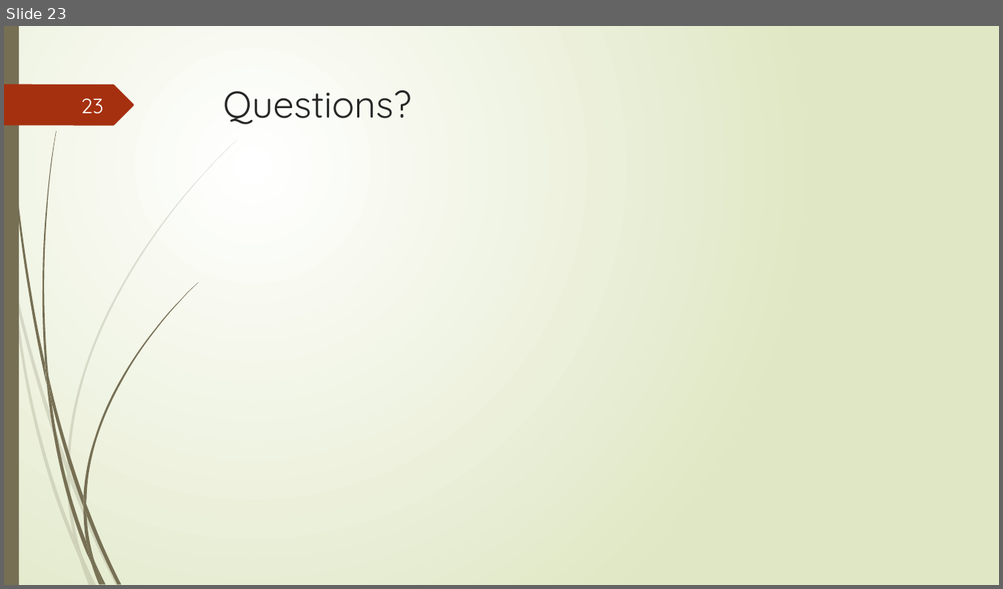
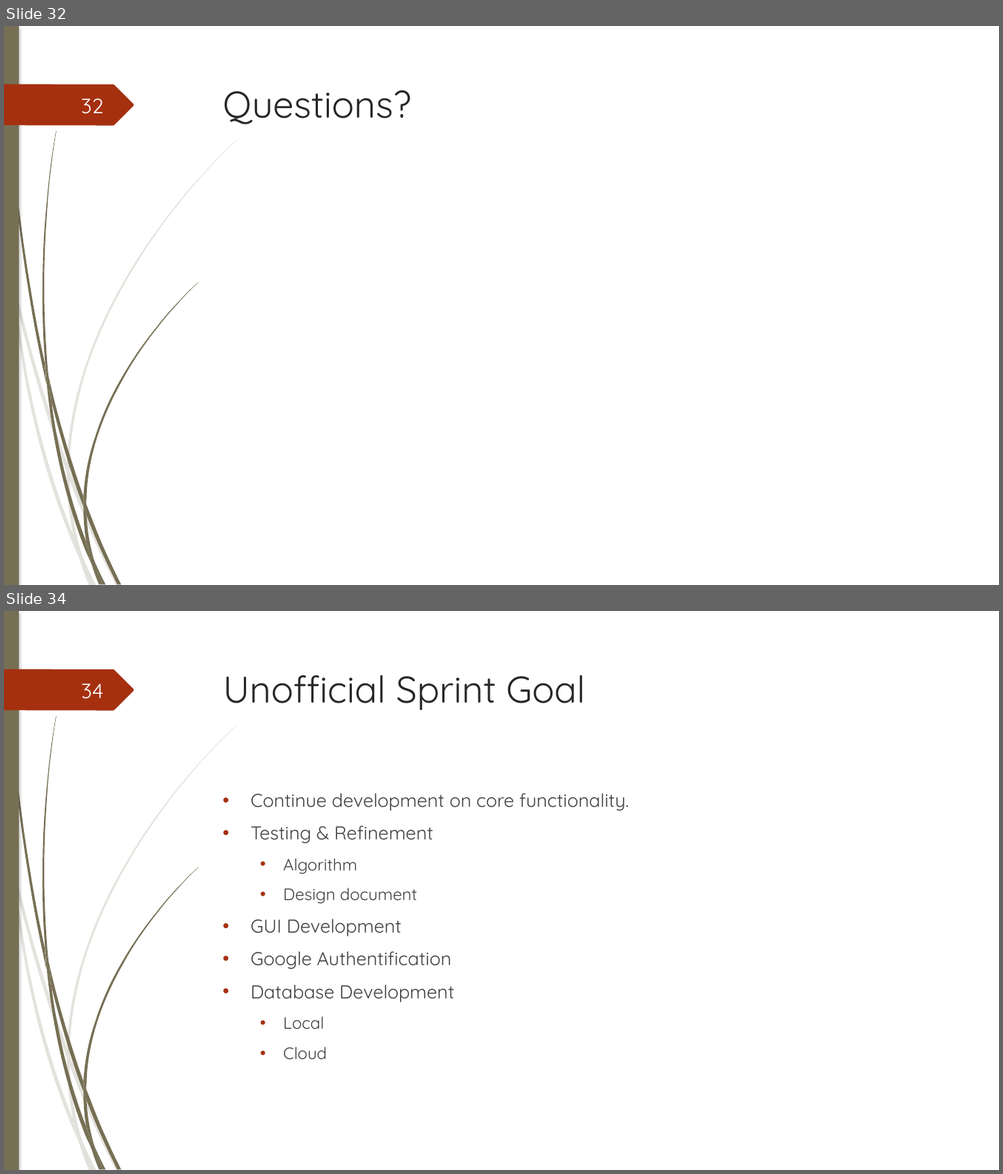
Before and after one commit to junmin-yee/Landmarked, a slide deck: Presentations/Sprint01 ReviewMeeting.pptx. Shown one above the other, each under a label of ours: slide 23 before the commit, slides 32 and 34 after it; the slides between them are not shown. The pictures are 1003x589 and 1003x1174 pixels, drawn with LibreOffice and Linux fonts; fonts in the diff are those of the drawing. Boxes give left, top, right and bottom in pixels: in the first picture for what was removed or moved away, otherwise in the second. Text is boxed around its words. In the diff, an @@ line names an element or a change of style, - is before the commit and + after.

```diff
--- a/Presentations/Sprint01 ReviewMeeting.pptx
+++ b/Presentations/Sprint01 ReviewMeeting.pptx
@@ slide 34 added at (4, 611, 999, 1170), background #FFFFFF; not listed: 24 template elements that a slide beside it also shows @@
@@ text added at (223, 675, 585, 710), 36 pt, text #262626 @@
+Unofficial Sprint Goal
@@ page number added at (81, 684, 103, 699), 20 pt, text #FEFFFF @@
+34
@@ text added at (250, 793, 629, 1059), 18 pt, text #404040 @@
+• Continue development on core functionality.
+• Testing & Refinement
+  • Algorithm
+  • Design document
+• GUI Development
+• Google Authentification
+• Database Development
+  • Local
+  • Cloud
@@ what was slide 23 is now slide 32 @@
@@ slide 32 changed as well @@
@@ background gradient #FFFFFF to #DFE8C4 to #FFFFFF @@
@@ rectangle at (4, 26, 19, 585): shadow on @@
@@ outline redrawn in 13 elements at (14, 284, 68, 473), (70, 471, 119, 585), (12, 287, 79, 559), (67, 473, 82, 557), (68, 140, 237, 471), (74, 536, 93, 585), (6, 26, 46, 385), (86, 504, 121, 585), (42, 131, 57, 378), (83, 283, 198, 504), (83, 507, 94, 562), (83, 497, 86, 515), (4, 84, 134, 125) @@
@@ page number at (81, 99, 103, 114): text changed @@
-23
+32
```
Also in this commit, not shown: 26 other slides changed, 8 other slides added, 4 slides removed.
